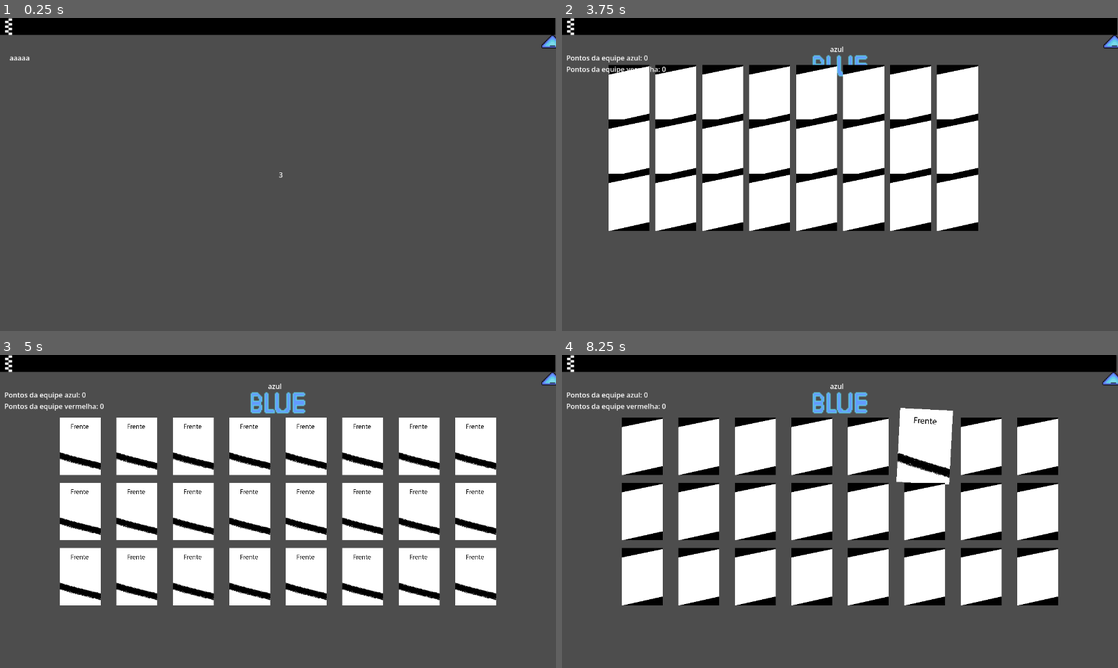
Above: before the commit, frames 1-4 (two rows, left to right).
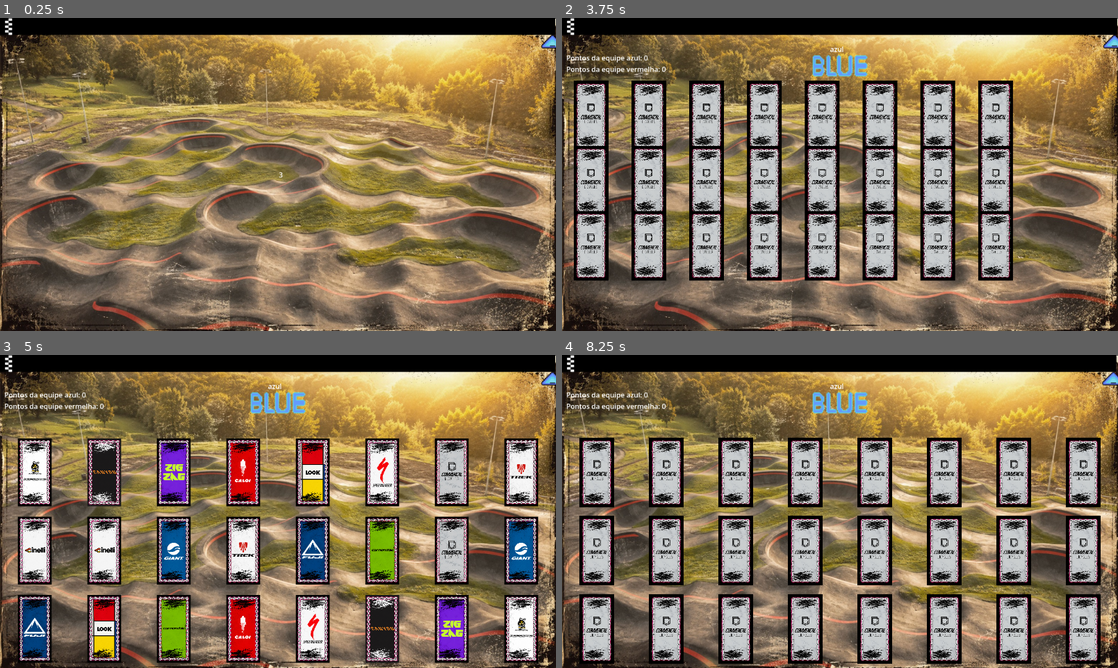
Above: after the commit, the same moments.

Repository: Gi0vai123/Memory_Cycling_TCC
Game: Godot game, scene res://scenes/modoP.tscn
Same seed, same stepped clock (60 frames per second), same inputs: the game is played once before the commit and once after it.
Inputs (mouse positions are in pixels of both pictures, inside the frame that each line leads up to):
- Up to frame 1 (0.25 s): no input
- Up to frame 2 (3.75 s): tap Enter at 0.5, 2, 3.5 s; move the mouse to (962, 158) at 0.52 s; click (962, 158) at 0.67 s; tap Space at 1.25, 2.75 s; move the mouse to (728, 190) at 1.27 s; click (728, 190) at 1.42 s; move the mouse to (895, 105) at 2.02 s; click (895, 105) at 2.17 s; move the mouse to (812, 237) at 2.77 s; click (812, 237) at 2.92 s; move the mouse to (1006, 221) at 3.52 s; click (1006, 221) at 3.67 s
- Up to frame 3 (5 s): move the mouse to (77, 445) at 4.27 s; click (77, 445) at 4.42 s
- Up to frame 4 (8.25 s): tap Space at 5 s; move the mouse to (701, 445) at 5.02 s; click (701, 445) at 5.17 s; move the mouse to (756, 445) at 5.77 s; click (756, 445) at 5.92 s; move the mouse to (812, 445) at 6.52 s; click (812, 445) at 6.67 s; move the mouse to (867, 445) at 7.27 s; click (867, 445) at 7.42 s; move the mouse to (923, 445) at 8.02 s; click (923, 445) at 8.17 s

The runs differ from the first frame. In frame 1, 86% of the frame differs, in the area x 0-100%, y 0-100%; in frame 2, 88%; in frame 3, 89%; in frame 4, 90%.

Commit message:
Atualizando projeto

Diff:
--- a/prefabs/carta.tscn
+++ b/prefabs/carta.tscn
@@ -1,18 +1,20 @@
 [gd_scene format=3 uid="uid://c6hwm4spwpxfp"]
 
 [ext_resource type="Script" uid="uid://7g3efslbkjt3" path="res://scripts/funcCarta.gd" id="1_6pljl"]
-[ext_resource type="Texture2D" uid="uid://co80b524sig6q" path="res://imagens/cards_do_jogo_frente.png" id="2_tbwqe"]
-[ext_resource type="Texture2D" uid="uid://b0xf8avasf5hb" path="res://imagens/cards_do_jogo.png" id="3_dowsw"]
+[ext_resource type="Texture2D" uid="uid://dsyt5utpwuu6v" path="res://prefabs/frente-cartas/frente-carta-2.jpg" id="2_6pljl"]
+[ext_resource type="Texture2D" uid="uid://bpv0g2hw5f8j1" path="res://WhatsApp Image 2026-05-11 at 23.44.26.jpeg" id="3_6pljl"]
 
 [sub_resource type="RectangleShape2D" id="RectangleShape2D_5a2ls"]
+size = Vector2(14.897961, 18.857145)
 
 [node name="carta" type="Area2D" unique_id=1326822372]
-scale = Vector2(0.7, 0.7)
+scale = Vector2(0.8, 0.8)
 script = ExtResource("1_6pljl")
 metadata/_edit_group_ = true
 
 [node name="CollisionShape2D" type="CollisionShape2D" parent="." unique_id=943849352]
-scale = Vector2(7, 10)
+position = Vector2(-0.7142832, -5.714271)
+scale = Vector2(6.9999986, 9.999997)
 shape = SubResource("RectangleShape2D_5a2ls")
 
 [node name="Front" type="Label" parent="." unique_id=1115111094]
@@ -36,10 +38,10 @@
 
 [node name="SpFrente" type="Sprite2D" parent="." unique_id=1718998932]
 visible = false
-scale = Vector2(0.45, 0.45)
-texture = ExtResource("2_tbwqe")
+scale = Vector2(0.11, 0.11)
+texture = ExtResource("2_6pljl")
 
 [node name="SpCosta" type="Sprite2D" parent="." unique_id=1395399031]
 visible = false
-scale = Vector2(0.45, 0.45)
-texture = ExtResource("3_dowsw")
+scale = Vector2(0.125, 0.125)
+texture = ExtResource("3_6pljl")
--- a/scenes/Progresso.tscn
+++ b/scenes/Progresso.tscn
@@ -3,10 +3,16 @@
 [ext_resource type="Script" uid="uid://btbgxp1slpf5y" path="res://scripts/progresso.gd" id="1_a7ww8"]
 [ext_resource type="PackedScene" uid="uid://c6hwm4spwpxfp" path="res://prefabs/carta.tscn" id="2_lkrqq"]
 [ext_resource type="PackedScene" uid="uid://df8fntwdh536s" path="res://scenes/cartas.tscn" id="2_rc5xx"]
+[ext_resource type="Texture2D" uid="uid://duf18iyss8bdy" path="res://WhatsApp Image 2026-05-14 at 20.16.23.jpeg" id="4_rc5xx"]
 
 [node name="Node2D" type="Node2D" unique_id=1304687816]
 script = ExtResource("1_a7ww8")
 card_scene = ExtResource("2_rc5xx")
 
+[node name="back" type="Sprite2D" parent="." unique_id=1601349594]
+position = Vector2(641.00006, 369.00003)
+scale = Vector2(0.815, 0.815)
+texture = ExtResource("4_rc5xx")
+
 [node name="carta" parent="." unique_id=1326822372 instance=ExtResource("2_lkrqq")]
 visible = false
--- a/scenes/duelo-advinho.tscn
+++ b/scenes/duelo-advinho.tscn
@@ -4,11 +4,17 @@
 [ext_resource type="Script" uid="uid://b7skr5iud5hut" path="res://scripts/duelo_advinho.gd" id="1_kedrr"]
 [ext_resource type="Texture2D" uid="uid://co80b524sig6q" path="res://imagens/cards_do_jogo_frente.png" id="2_kedrr"]
 [ext_resource type="Texture2D" uid="uid://b0xf8avasf5hb" path="res://imagens/cards_do_jogo.png" id="3_mgnuq"]
+[ext_resource type="Texture2D" uid="uid://duf18iyss8bdy" path="res://WhatsApp Image 2026-05-14 at 20.16.23.jpeg" id="5_mgnuq"]
 
 [sub_resource type="RectangleShape2D" id="RectangleShape2D_6hb1j"]
 
 [node name="Node2D" type="Node2D" unique_id=866754891]
 script = ExtResource("1_kedrr")
+
+[node name="back" type="Sprite2D" parent="." unique_id=240433473]
+position = Vector2(641.00006, 369.00003)
+scale = Vector2(0.815, 0.815)
+texture = ExtResource("5_mgnuq")
 
 [node name="BaralhoA" type="Area2D" parent="." unique_id=1321751307]
 position = Vector2(640, 86)
@@ -41,12 +47,9 @@
 offset_bottom = 43.0
 
 [node name="SpFrente" type="Sprite2D" parent="BaralhoA/CartaA" unique_id=664600987]
-visible = false
-scale = Vector2(0.44999996, 0.44999996)
-texture = ExtResource("2_kedrr")
+scale = Vector2(0.11, 0.11)
 
 [node name="SpCosta" type="Sprite2D" parent="BaralhoA/CartaA" unique_id=859636856]
-visible = false
 scale = Vector2(0.44999996, 0.44999996)
 texture = ExtResource("3_mgnuq")
 
@@ -82,7 +85,7 @@
 
 [node name="SpFrente" type="Sprite2D" parent="BaralhoV/CartaV" unique_id=828415871]
 visible = false
-scale = Vector2(0.44999996, 0.44999996)
+scale = Vector2(0.11, 0.11)
 texture = ExtResource("2_kedrr")
 
 [node name="SpCosta" type="Sprite2D" parent="BaralhoV/CartaV" unique_id=1443708584]
--- a/scenes/modoP.tscn
+++ b/scenes/modoP.tscn
@@ -2,6 +2,7 @@
 
 [ext_resource type="Script" uid="uid://bnfob8tu5s7cb" path="res://scripts/cena.gd" id="1_woyb7"]
 [ext_resource type="PackedScene" uid="uid://df8fntwdh536s" path="res://scenes/cartas.tscn" id="2_048lv"]
+[ext_resource type="Texture2D" uid="uid://duf18iyss8bdy" path="res://WhatsApp Image 2026-05-14 at 20.16.23.jpeg" id="3_aqhb2"]
 [ext_resource type="Texture2D" uid="uid://ebreotoaqfu0" path="res://imagens/time-vermelho.png" id="4_qxw3i"]
 [ext_resource type="PackedScene" uid="uid://c6hwm4spwpxfp" path="res://prefabs/carta.tscn" id="5_1nxbq"]
 [ext_resource type="Texture2D" uid="uid://c3wcf08npu1ks" path="res://imagens/time-azul.png" id="5_7lspx"]
@@ -15,6 +16,11 @@
 [node name="Node2D" type="Node2D" unique_id=554399099]
 script = ExtResource("1_woyb7")
 card_scene = ExtResource("2_048lv")
+
+[node name="back" type="Sprite2D" parent="." unique_id=980950658]
+position = Vector2(641.00006, 369.00003)
+scale = Vector2(0.815, 0.815)
+texture = ExtResource("3_aqhb2")
 
 [node name="equipe_vermelha" type="Sprite2D" parent="." unique_id=2083258543]
 visible = false
@@ -100,7 +106,6 @@
 offset_top = 80.0
 offset_right = 69.0
 offset_bottom = 103.0
-text = "aaaaa"
 horizontal_alignment = 2
 
 [node name="PontosV" type="Label" parent="UImp" unique_id=1738375295]
--- a/scripts/cartas-duelo.gd
+++ b/scripts/cartas-duelo.gd
@@ -16,13 +16,47 @@
 
 signal carta_clicada(carta)
 
+const SPRITES = {
+	1:  "res://prefabs/frente-cartas/frente-carta-1.jpg",
+	2:  "res://prefabs/frente-cartas/frente-carta-2.jpg",
+	3:  "res://prefabs/frente-cartas/frente-carta-3.jpg",
+	4:  "res://prefabs/frente-cartas/frente-carta-4.jpg",
+	5:  "res://prefabs/frente-cartas/frente-carta-5.jpg",
+	6:  "res://prefabs/frente-cartas/frente-carta-6.jpg",
+	7:  "res://prefabs/frente-cartas/frente-carta-7.png",
+	8:  "res://prefabs/frente-cartas/frente-carta-8.jpg",
+	9:  "res://prefabs/frente-cartas/frente-carta-9.jpg",
+	10: "res://prefabs/frente-cartas/frente-carta-10.jpg",
+	11: "res://prefabs/frente-cartas/frente-carta-11.jpg",
+	12: "res://prefabs/frente-cartas/frente-carta-12.jpg",
+	13: "res://prefabs/frente-cartas/frente-carta-13.jpg",
+}
+
+func carregar_sprite():
+	if card_id in SPRITES:
+		var texture = load(SPRITES[card_id])
+		if texture:
+			$SpFrente.texture = texture
+		else:
+			push_error("Sprite não encontrado para card_id: " + str(card_id))
+	else:
+		push_error("card_id fora do range: " + str(card_id))
+
 func _ready():
 	z_original = z_index
 	atualizar_id_visual()
+	carregar_sprite()
 	mostrar_costas()
-
 	mouse_entered.connect(_on_mouse_entered)
 	mouse_exited.connect(_on_mouse_exited)
+
+func iniciar_animacao(atraso: float = 0.0):
+	pode_animar = false
+	await get_tree().create_timer(atraso).timeout
+	virar()
+	await get_tree().create_timer(2.0).timeout
+	virar()
+	pode_animar = true
 
 func _on_mouse_entered():
 	if not pode_animar or bloqueada:
@@ -66,22 +100,24 @@
 
 		emit_signal("carta_clicada", self)
 
+func mostrar_frente():
+	$SpFrente.visible = true
+	$SpCosta.visible = false
+	front.visible = true
+	back.visible = false
+
+func mostrar_costas():
+	$SpFrente.visible = false
+	$SpCosta.visible = true
+	front.visible = false
+	back.visible = true
+
 func virar():
 	if virada:
 		mostrar_costas()
 	else:
 		mostrar_frente()
-
 	virada = !virada
-	mostrar_sprite()
-
-func mostrar_frente():
-	front.visible = true
-	back.visible = false
-
-func mostrar_costas():
-	front.visible = false
-	back.visible = true
 
 func mostrar_sprite():
 	var sp_frente = get_node_or_null("SpFrente")
--- a/scripts/cena.gd
+++ b/scripts/cena.gd
@@ -23,8 +23,8 @@
 var valor_anterior_vermelho = 0.0
 
 const COLUNAS = 8
-const ESPACAMENTO_X = 130
-const ESPACAMENTO_Y = 150
+const ESPACAMENTO_X = 160
+const ESPACAMENTO_Y = 180
 const QUANTIDADE_PARES = 12
 
 func contagem_regressiva(contador):
@@ -67,7 +67,7 @@
 	var largura_total = (COLUNAS - 1) * ESPACAMENTO_X
 	var linhas = ceil(float(total) / float(COLUNAS))
 	var altura_total = (linhas - 1) * ESPACAMENTO_Y
-	var centro = Vector2(640, 360)
+	var centro = Vector2(640, 450)
 	var start_x = centro.x - largura_total / 2.0
 	var start_y = centro.y - altura_total / 2.0
 
@@ -88,6 +88,7 @@
 		var area = carta_root.get_node("carta")
 		area.position = Vector2.ZERO
 		area.card_id = ids[i]
+		area.carregar_sprite()
 		area.pode_animar = false
 		area.connect("carta_clicada", Callable(self, "verificar_carta"))
 		cartas.append(area)
--- a/scripts/funcCarta.gd
+++ b/scripts/funcCarta.gd
@@ -9,26 +9,59 @@
 var z_original = 0
 signal carta_clicada(carta)
 
+const SPRITES = {
+	1:  "res://prefabs/frente-cartas/frente-carta-1.jpg",
+	2:  "res://prefabs/frente-cartas/frente-carta-2.jpg",
+	3:  "res://prefabs/frente-cartas/frente-carta-3.jpg",
+	4:  "res://prefabs/frente-cartas/frente-carta-4.jpg",
+	5:  "res://prefabs/frente-cartas/frente-carta-5.jpg",
+	6:  "res://prefabs/frente-cartas/frente-carta-6.jpg",
+	7:  "res://prefabs/frente-cartas/frente-carta-7.png",
+	8:  "res://prefabs/frente-cartas/frente-carta-8.jpg",
+	9:  "res://prefabs/frente-cartas/frente-carta-9.jpg",
+	10: "res://prefabs/frente-cartas/frente-carta-10.jpg",
+	11: "res://prefabs/frente-cartas/frente-carta-11.jpg",
+	12: "res://prefabs/frente-cartas/frente-carta-12.jpg",
+	13: "res://prefabs/frente-cartas/frente-carta-13.jpg",
+	14: "res://prefabs/frente-cartas/frente-carta-14.jpg",
+	15: "res://prefabs/frente-cartas/frente-carta-15.jpg",
+	16: "res://prefabs/frente-cartas/frente-carta-16.jpg",
+	17: "res://prefabs/frente-cartas/frente-carta-17.jpg",
+	18: "res://prefabs/frente-cartas/frente-carta-18.jpg",
+	19: "res://prefabs/frente-cartas/frente-carta-19.jpg",
+	20: "res://prefabs/frente-cartas/frente-carta-20.jpg",
+	21: "res://prefabs/frente-cartas/frente-carta-21.jpg",
+}
+
 func _ready():
 	z_original = z_index
 	qualid.text = str(card_id)
-	scale = Vector2(0.7, 0.7)
 	mostrar_costas()
 	mouse_entered.connect(_on_mouse_entered)
 	mouse_exited.connect(_on_mouse_exited)
+
+func carregar_sprite():
+	if card_id in SPRITES:
+		var texture = load(SPRITES[card_id])
+		if texture:
+			sp_frente.texture = texture
+		else:
+			push_error("Sprite não encontrado para card_id: " + str(card_id))
+	else:
+		push_error("card_id fora do range: " + str(card_id))
 
 func _on_mouse_entered():
 	if not pode_animar:
 		return
 	z_index = 100
 	var t = create_tween()
-	t.tween_property(self, "scale", Vector2(1, 1), 0.15)
+	t.tween_property(self, "scale", Vector2(1.5, 1.5), 0.15)
 	animar_loop_rotacao()
 
 func _on_mouse_exited():
 	z_index = z_original
 	var t = create_tween()
-	t.tween_property(self, "scale", Vector2(0.7, 0.7), 0.15)
+	t.tween_property(self, "scale", Vector2(0.8, 0.8), 0.15)
 	parar_rotacao()
 
 func animar_loop_rotacao():
Binary file added: WhatsApp Image 2026-05-11 at 23.44.26.jpeg
Not shown, added: WhatsApp Image 2026-05-11 at 23.44.26.jpeg.import
Binary file added: WhatsApp Image 2026-05-14 at 20.16.23.jpeg
Not shown, added: WhatsApp Image 2026-05-14 at 20.16.23.jpeg.import
Binary file added: prefabs/frente-cartas/frente-carta-1.jpg
Not shown, added: prefabs/frente-cartas/frente-carta-1.jpg.import
Binary file added: prefabs/frente-cartas/frente-carta-10.jpg
Not shown, added: prefabs/frente-cartas/frente-carta-10.jpg.import
Binary file added: prefabs/frente-cartas/frente-carta-11.jpg
Not shown, added: prefabs/frente-cartas/frente-carta-11.jpg.import
Binary file added: prefabs/frente-cartas/frente-carta-12.jpg
Not shown, added: prefabs/frente-cartas/frente-carta-12.jpg.import
(and 35 more such lines)
